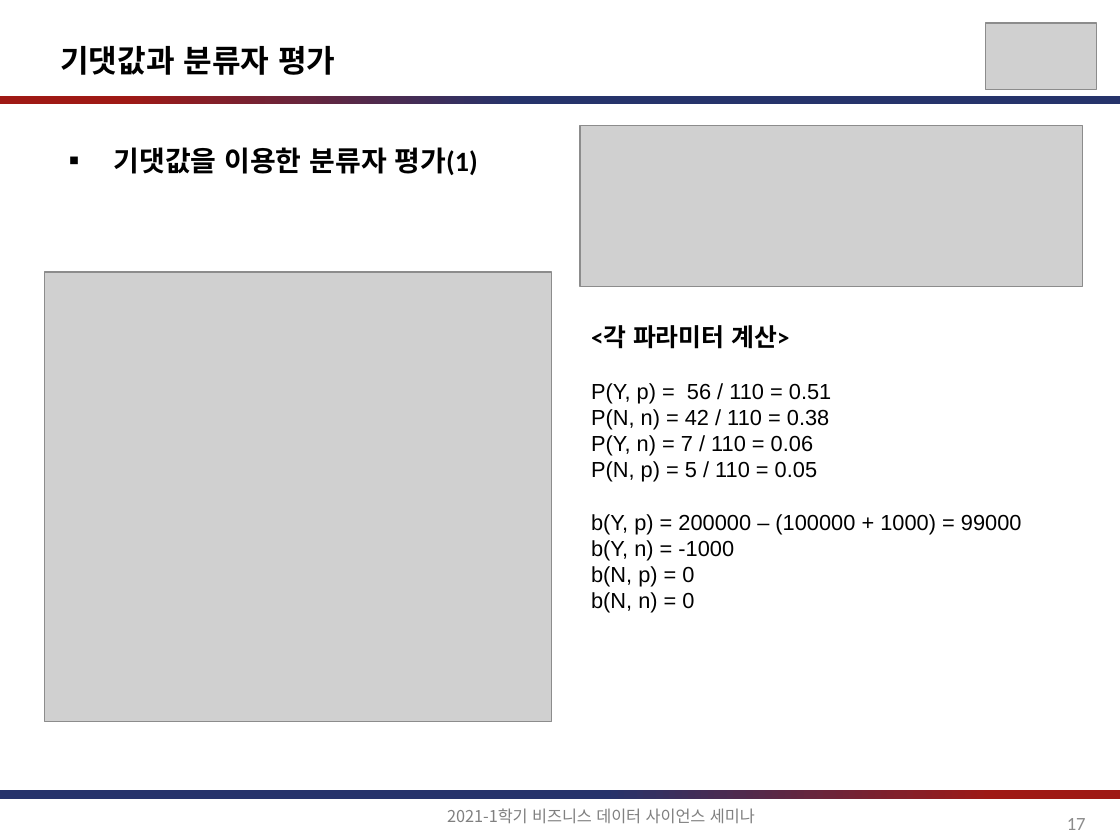
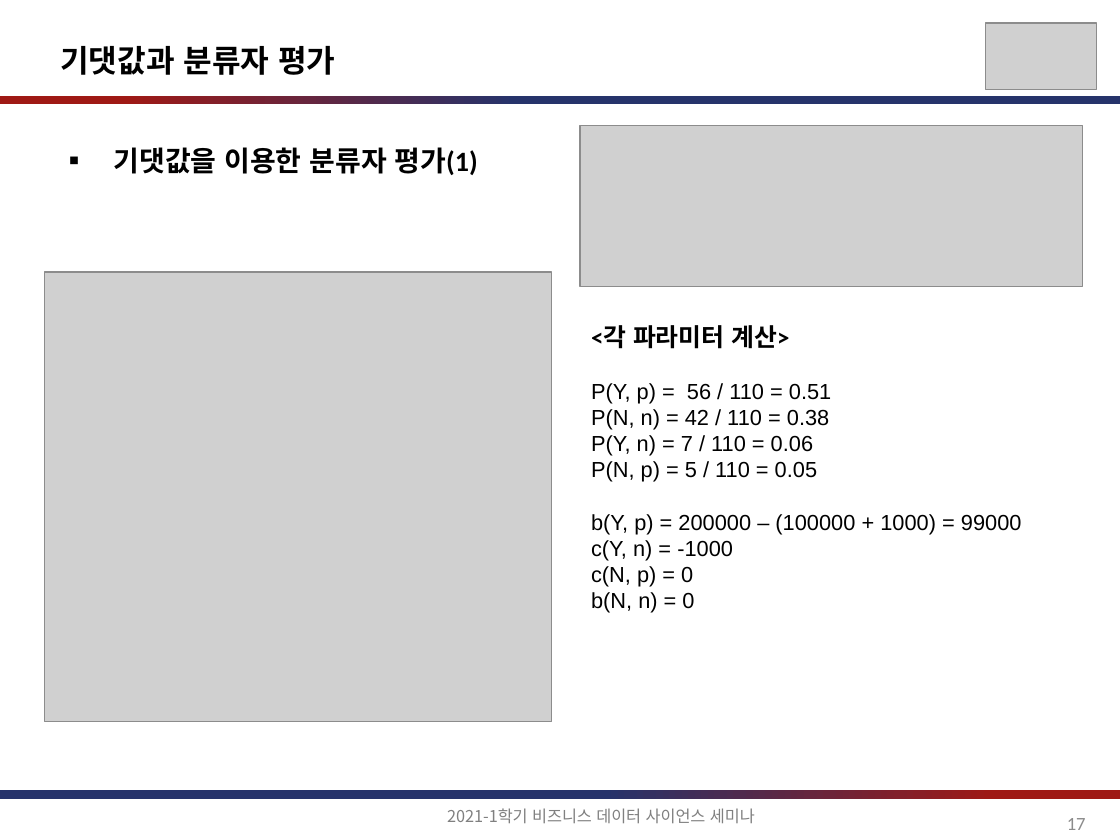
Before and after one commit to jihoahn9303/Seminar_For_Business_DS, a slide deck: slide 17 of document/비즈니스를_위한_데이터과학_7장.pptx. Drawn at 1120x840 pixels with LibreOffice and Linux fonts; fonts in the diff are those of the drawing; grey boxes stand for pictures. Boxes give left, top, right and bottom in pixels: in the first picture for what was removed or moved away, otherwise in the second. Text is boxed around its words. In the diff, an @@ line names an element or a change of style, - is before the commit and + after.

```diff
--- a/document/비즈니스를_위한_데이터과학_7장.pptx
+++ b/document/비즈니스를_위한_데이터과학_7장.pptx
@@ text at <box>591,540,733,587</box>: text changed @@
-b(Y, n) = -1000
-b(N, p) = 0
+c(Y, n) = -1000
+c(N, p) = 0
```
Also in this commit, not shown: 5 other slides changed.
